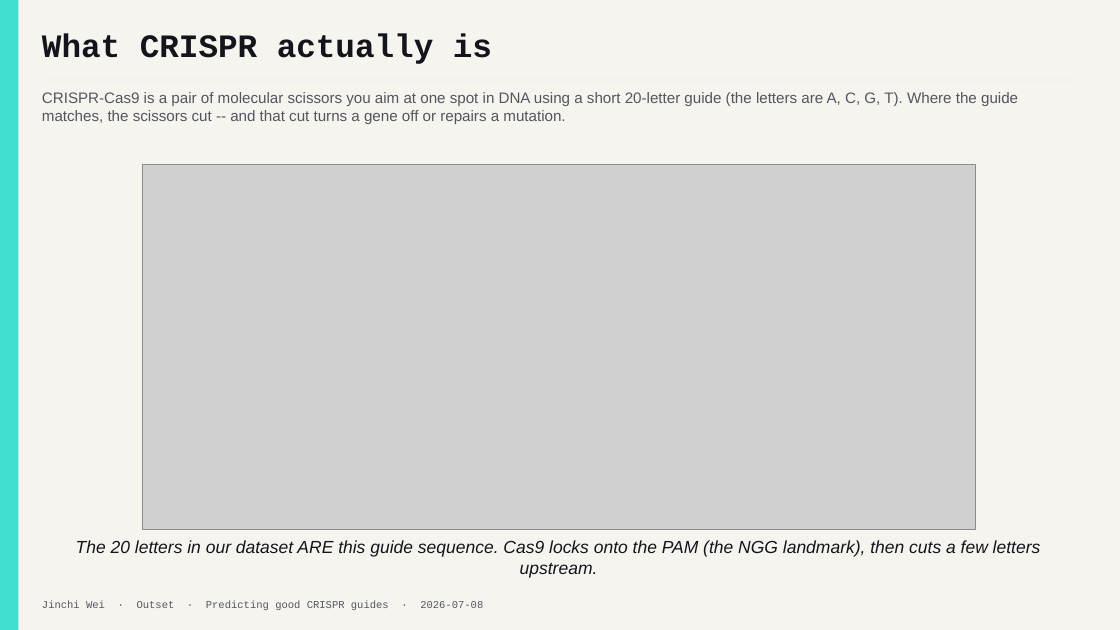
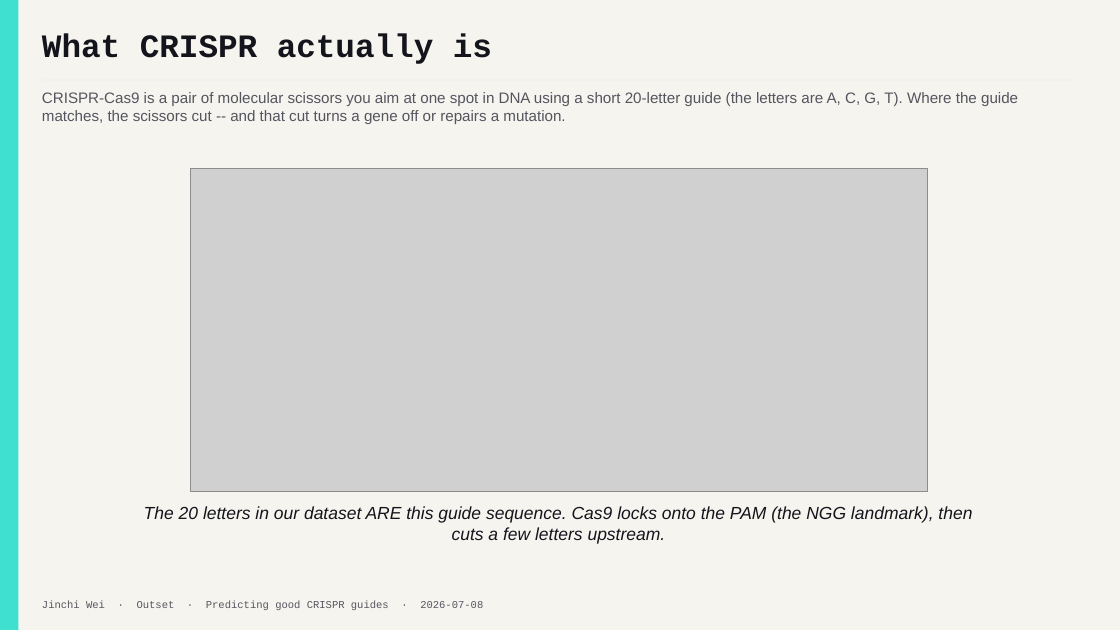
Before and after one commit to jinchiwei/outset-ai-healthcare, a slide deck: slide 3 of solutions/g1_crispr/slides/g1_crispr.pptx. Drawn at 1120x630 pixels with LibreOffice and Linux fonts; fonts in the diff are those of the drawing; grey boxes stand for pictures. Boxes give left, top, right and bottom in pixels: in the first picture for what was removed or moved away, otherwise in the second. Text is boxed around its words. In the diff, an @@ line names an element or a change of style, - is before the commit and + after.

```diff
--- a/solutions/g1_crispr/slides/g1_crispr.pptx
+++ b/solutions/g1_crispr/slides/g1_crispr.pptx
@@ picture: place and size @@
-picture at (142,165,975,529)
+picture at (190,169,927,492)
@@ text "The 20 letters in our ..." rewrapped from (76,540,1041,578) to (144,506,972,544) @@
```
Also in this commit, not shown: 6 other slides changed, 3 other files.
